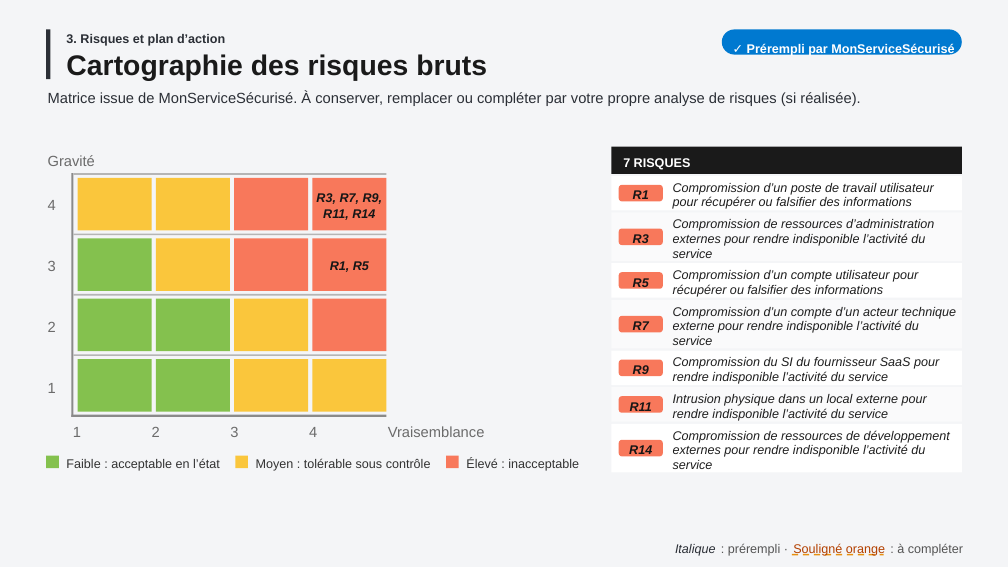
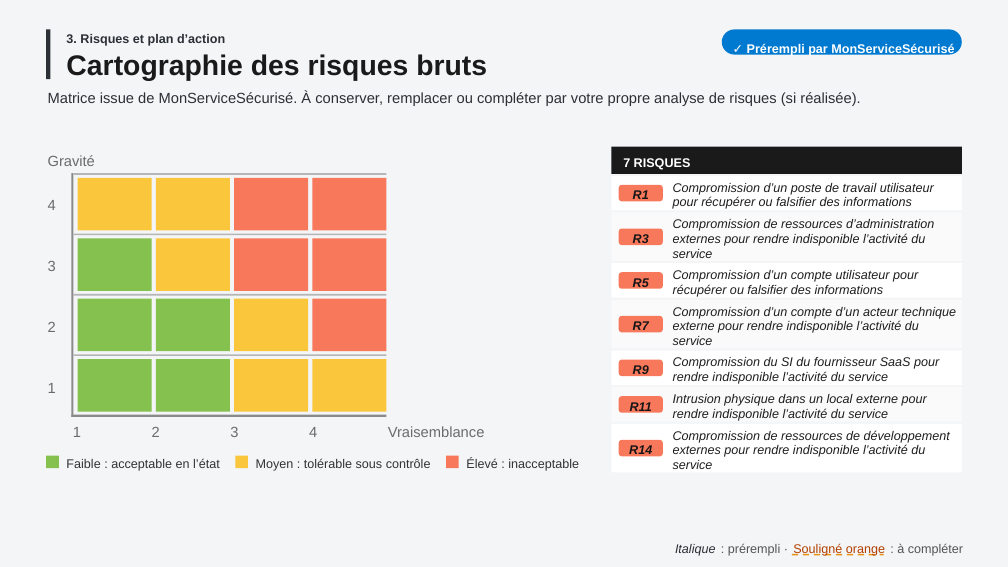
Before and after one commit to betagouv/mon-service-securise, a slide deck: slide 14 of src/vuesPowerpoint/supportCommissionHomologation.pptx. Drawn at 1008x567 pixels with LibreOffice and Linux fonts; fonts in the diff are those of the drawing. Boxes give left, top, right and bottom in pixels: in the first picture for what was removed or moved away, otherwise in the second. Text is boxed around its words. In the diff, an @@ line names an element or a change of style, - is before the commit and + after.

Commit message:
[PPTX] Écrit les identifiants des risques dans la matrice de la cartographie brute
La police d'une case se réduit jusqu'à 12 pt quand elle contient beaucoup de risques.

```diff
--- a/src/vuesPowerpoint/supportCommissionHomologation.pptx
+++ b/src/vuesPowerpoint/supportCommissionHomologation.pptx
@@ text removed at (x1=316, y1=193, x2=383, y2=220) @@
-R3, R7, R9, R11, R14
@@ text removed at (x1=330, y1=261, x2=369, y2=272) @@
-R1, R5
```
Also in this commit, not shown: 5 other files.
